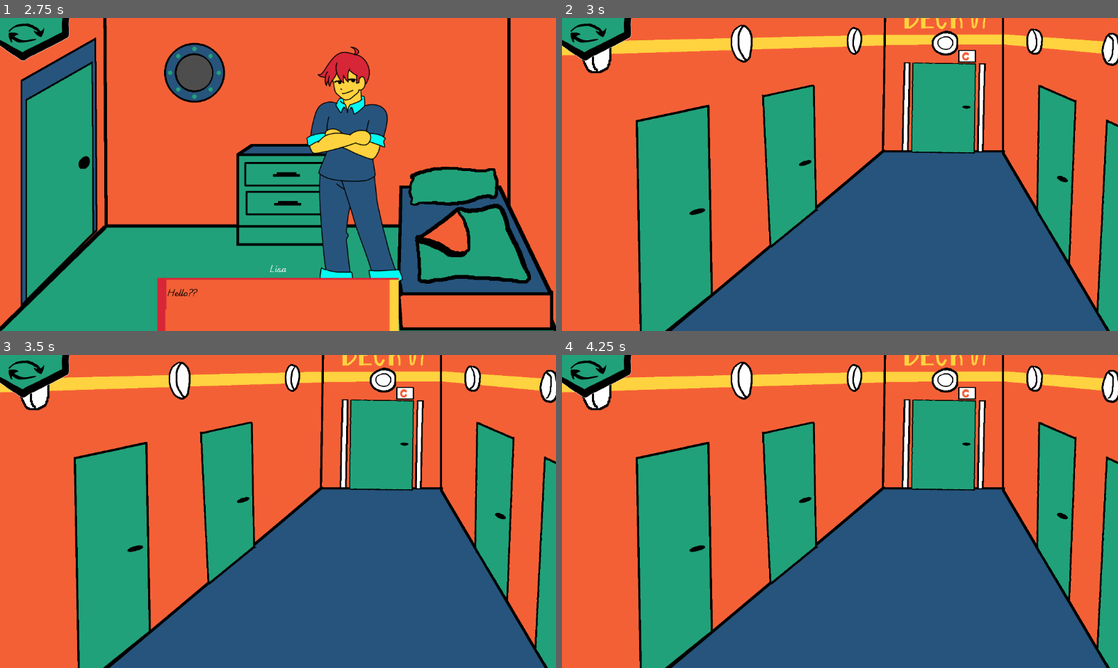
Above: before the commit, frames 1-4 (two rows, left to right).
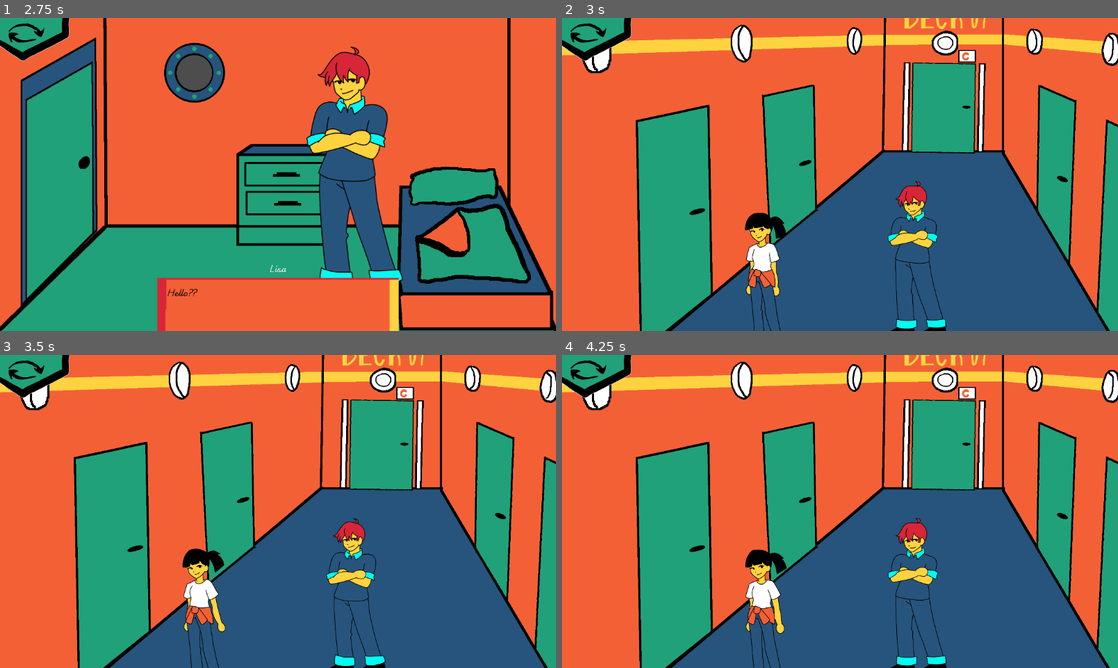
Above: after the commit, the same moments.

Repository: jame581/BrainAndGut
Game: Godot game, scene res://maps/main_level.tscn
The game is run twice, just before and just after one commit, with the same random seed, the same clock (stepped at 60 frames per second) and the same inputs. This scene is started directly instead of the project's main scene. Sound files missing from this copy of the repository are replaced by a short silence.
Inputs (mouse positions are in pixels of both pictures, inside the frame that each line leads up to):
- Up to frame 1 (2.75 s): move the mouse to (383, 180) at 0.52 s; press the mouse at (383, 180) at 0.53 s; move the mouse to (478, 180) at 1.27 s; release the mouse at (478, 180) at 1.28 s; tap Tab (next_level) at 1.35 s; click (478, 180) at 1.42 s; move the mouse to (77, 180) at 2.02 s; press the mouse at (77, 180) at 2.03 s
- Up to frame 2 (3 s): tap Enter at 2.75 s; move the mouse to (812, 237) at 2.77 s; release the mouse at (812, 237) at 2.78 s; tap Tab (next_level) at 2.85 s; click (812, 237) at 2.92 s
- Up to frame 3 (3.5 s): no input
- Up to frame 4 (4.25 s): move the mouse to (789, 502) at 3.52 s; press the mouse at (789, 502) at 3.53 s

Frame 1 is identical in both runs. In frame 2, 2.6% of the frame differs, in the area x 32-70%, y 52-100%; in frame 3, 2.7%; in frame 4, 2.6%.

Commit message:
Brain room and Corridor character setup

Diff:
--- a/project/maps/main_level.tscn
+++ b/project/maps/main_level.tscn
@@ -21,7 +21,11 @@
 
 [node name="Rooms" type="Node2D" parent="."]
 
-[node name="Room-Corridor" parent="Rooms" instance=ExtResource("2_0jo3j")]
+[node name="Room-Corridor" parent="Rooms" node_paths=PackedStringArray("player_brain", "player_brain_start_position", "player_gut", "player_gut_start_position") instance=ExtResource("2_0jo3j")]
+player_brain = NodePath("../../Brain")
+player_brain_start_position = NodePath("BrainStartPosition")
+player_gut = NodePath("../../Gut")
+player_gut_start_position = NodePath("GutStartPosition")
 
 [node name="LeftLock" type="Sprite2D" parent="Rooms/Room-Corridor"]
 texture = ExtResource("3_jtkpf")
@@ -29,8 +33,24 @@
 [node name="RightLock" type="Sprite2D" parent="Rooms/Room-Corridor"]
 texture = ExtResource("4_74u0c")
 
-[node name="Room-Brain" parent="Rooms" instance=ExtResource("3_mcyaf")]
+[node name="BrainStartPosition" type="Node2D" parent="Rooms/Room-Corridor"]
+position = Vector2(-379, 571)
+
+[node name="GutStartPosition" type="Node2D" parent="Rooms/Room-Corridor"]
+position = Vector2(395, 443)
+
+[node name="Room-Brain" parent="Rooms" node_paths=PackedStringArray("player_brain", "player_brain_start_position", "player_gut", "player_gut_start_position") instance=ExtResource("3_mcyaf")]
 position = Vector2(-2981, 883)
+player_brain = NodePath("../../Brain")
+player_brain_start_position = NodePath("BrainStartPosition")
+player_gut = NodePath("../../Gut")
+player_gut_start_position = NodePath("GutStartPosition")
+
+[node name="BrainStartPosition" type="Node2D" parent="Rooms/Room-Brain"]
+position = Vector2(-260, 204)
+
+[node name="GutStartPosition" type="Node2D" parent="Rooms/Room-Brain"]
+position = Vector2(344, 204)
 
 [node name="Room-Guts" parent="Rooms" node_paths=PackedStringArray("player_gut") instance=ExtResource("4_36851")]
 position = Vector2(3151, 968)
